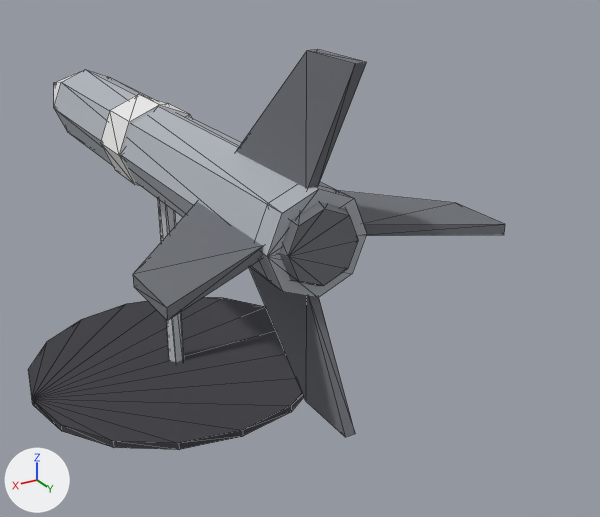
One commit to the glTF model csharp/Unciv.Godot/Packs/units/models/unit/Nuclear Missile.glb: the scene before it, then after it.
Camera for both pictures: a 50 mm camera at (0.411, 1.053, 0.654) aimed at (-0.158, 0.104, 0.18). Arrows for +X, +Y and +Z are at lower left; the lights stay in place. The older version comes first. Mesh edges are drawn as thin lines. Vertices at exactly the same position are counted once.

The older version as bpy lines, for what is in view:
```python
mat_dark = principled_material('Dark')
mat_dark.base_color = (0.16, 0.17, 0.19)  # grey #6f7379
mat_dark.roughness = 1.0
mat_grey = principled_material('Grey')
mat_grey.base_color = (0.42, 0.45, 0.49)  # grey #adb3ba
mat_grey.roughness = 1.0
mat_steel = principled_material('Steel')
mat_steel.base_color = (0.58, 0.6, 0.64)  # light grey #c8cbd1
mat_steel.roughness = 1.0
me_body = bpy.data.meshes.new('Body')
me_body.from_pydata(...)  # 125 vertices, 220 faces; spans x -0.22..0.22, y -0.532..0.468, z 0.0..0.529
# faces by material slot: [42, 76, 22, 60, 20]
me_body.materials.append(mat_teamcolor)  # white #e7e7e7
me_body.materials.append(mat_dark)  # grey #6f7379
me_body.materials.append(mat_grey)  # grey #adb3ba
me_body.materials.append(mat_shadow)  # dark grey #3f3f45
me_body.materials.append(mat_steel)  # light grey #c8cbd1
ob_body = bpy.data.objects.new('Body', me_body)
ob_body.location = (0.0, 0.0, 0.0)
```
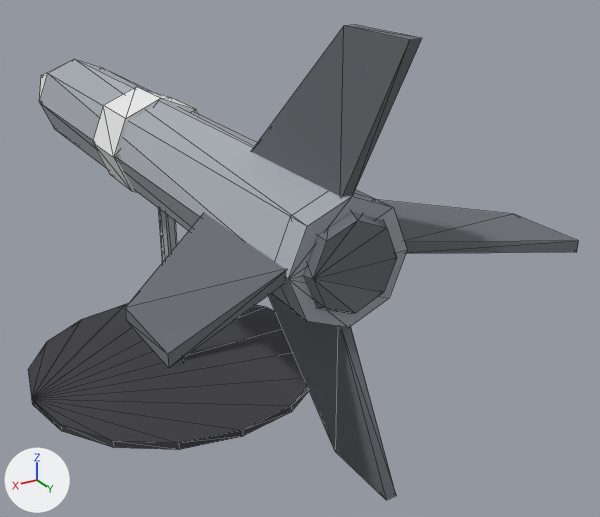
What changed in the scene script:
```text
Change mat_dark:
    where n0 = _N.new('ShaderNodeBsdfPrincipled'); n0.name = 'Principled BSDF'
    remove n0.inputs[0].default_value = (0.16, 0.17, 0.19, 1.0)  # 'Base Color', grey #6f7379
    add n2 = _N.new('ShaderNodeMix'); n2.name = 'Mix'
    add n2.data_type = 'RGBA'
    add n2.blend_type = 'MULTIPLY'
    add n2.inputs[0].default_value = 1.0  # 'Factor'
    add n2.inputs[7].default_value = (0.16, 0.17, 0.19, 1.0)  # 'B', grey #6f7379
    add n3 = _N.new('ShaderNodeVertexColor'); n3.name = 'Color Attribute'
    add _L.new(n2.outputs[2], n0.inputs[0])  # 'Result' to 'Base Color'
    add _L.new(n3.outputs[0], n2.inputs[6])  # 'Color' to 'A'
Change mat_grey:
    where n0 = _N.new('ShaderNodeBsdfPrincipled'); n0.name = 'Principled BSDF'
    remove n0.inputs[0].default_value = (0.42, 0.45, 0.49, 1.0)  # 'Base Color', grey #adb3ba
    add n2 = _N.new('ShaderNodeMix'); n2.name = 'Mix'
    add n2.data_type = 'RGBA'
    add n2.blend_type = 'MULTIPLY'
    add n2.inputs[0].default_value = 1.0  # 'Factor'
    add n2.inputs[7].default_value = (0.42, 0.45, 0.49, 1.0)  # 'B', grey #adb3ba
    add n3 = _N.new('ShaderNodeVertexColor'); n3.name = 'Color Attribute'
    add _L.new(n2.outputs[2], n0.inputs[0])  # 'Result' to 'Base Color'
    add _L.new(n3.outputs[0], n2.inputs[6])  # 'Color' to 'A'
Change mat_steel:
    where n0 = _N.new('ShaderNodeBsdfPrincipled'); n0.name = 'Principled BSDF'
    remove n0.inputs[0].default_value = (0.58, 0.6, 0.64, 1.0)  # 'Base Color', light grey #c8cbd1
    add n2 = _N.new('ShaderNodeMix'); n2.name = 'Mix'
    add n2.data_type = 'RGBA'
    add n2.blend_type = 'MULTIPLY'
    add n2.inputs[0].default_value = 1.0  # 'Factor'
    add n2.inputs[7].default_value = (0.58, 0.6, 0.64, 1.0)  # 'B', light grey #c8cbd1
    add n3 = _N.new('ShaderNodeVertexColor'); n3.name = 'Color Attribute'
    add _L.new(n2.outputs[2], n0.inputs[0])  # 'Result' to 'Base Color'
    add _L.new(n3.outputs[0], n2.inputs[6])  # 'Color' to 'A'
Change me_body:
    used by ob_body; location = (0.0, 0.0, 0.0)
    remove me_body.from_pydata(...)  # 125 vertices, 220 faces; spans x -0.22..0.22, y -0.532..0.468, z 0.0..0.529
    add me_body.from_pydata(...)  # 125 vertices, 220 faces; spans x -0.22..0.22, y -0.62..0.54, z 0.0..0.558
    me_body part 1: the loose piece of 16 vertices spanning x -0.062..0.062, y -0.079..-0.001, z 0.278..0.402 is scaled about its middle by 1.15
    me_body part 2: the loose piece of 8 vertices spanning x -0.006..0.006, y 0.234..0.468, z 0.393..0.529 is scaled about its middle by (1, 1.15, 1.15), then moved by (0.0, 0.054, 0.019)
    me_body part 3: the loose piece of 8 vertices spanning x -0.189..-0.053, y 0.234..0.468, z 0.334..0.346 is scaled about its middle by (1.15, 1.15, 1), then moved by (-0.019, 0.054, 0.0)
    me_body part 4: the loose piece of 8 vertices spanning x -0.006..0.006, y 0.234..0.468, z 0.152..0.287 is scaled about its middle by (1, 1.15, 1.15), then moved by (0.0, 0.054, -0.019)
    me_body part 5: the loose piece of 8 vertices spanning x 0.053..0.189, y 0.234..0.468, z 0.334..0.346 is scaled about its middle by (1.15, 1.15, 1), then moved by (0.019, 0.054, 0.0)
    me_body part 6: the loose piece of 16 vertices spanning x -0.058..0.058, y 0.374..0.414, z 0.282..0.398 is scaled about its middle by (1.15, 1, 1.15), then moved by (0.0, 0.056, 0.0)
    me_body part 7: 17 of 125 vertices moved; they spanned x -0.058..0.058, y -0.532..0.404, z 0.282..0.398 and now span x -0.068..0.068, y -0.62..0.46, z 0.273..0.407; mean shift (0.0, -0.005, 0.0); largest move (0.0, -0.532, 0.34) -> (0.0, -0.62, 0.34)
    me_body part 8: vertex colours changed
```

What differs and where, as boxes (x1, y1, x2, y2) in the pictures (600 x 517 px; the box of a moved part takes in the faces that stretch with it):
'Body', reshaped (15% wider, 19% taller): before (28, 50, 505, 450); after (28, 25, 579, 500)
part 1 of me_body, moved or reshaped: before (100, 94, 192, 186); after (92, 87, 197, 193)
part 2 of me_body, moved or reshaped: before (236, 50, 367, 189); after (251, 25, 422, 197)
part 3 of me_body, moved or reshaped: before (340, 191, 505, 236); after (379, 200, 579, 253)
part 4 of me_body, moved or reshaped: before (249, 267, 355, 437); after (268, 294, 396, 500)
part 5 of me_body, moved or reshaped: before (133, 201, 264, 321); after (125, 213, 287, 368)
part 6 of me_body, moved or reshaped: before (279, 202, 358, 286); after (303, 212, 397, 314)
part 7 of me_body, moved or reshaped: before (54, 69, 367, 298); after (39, 59, 407, 328)
